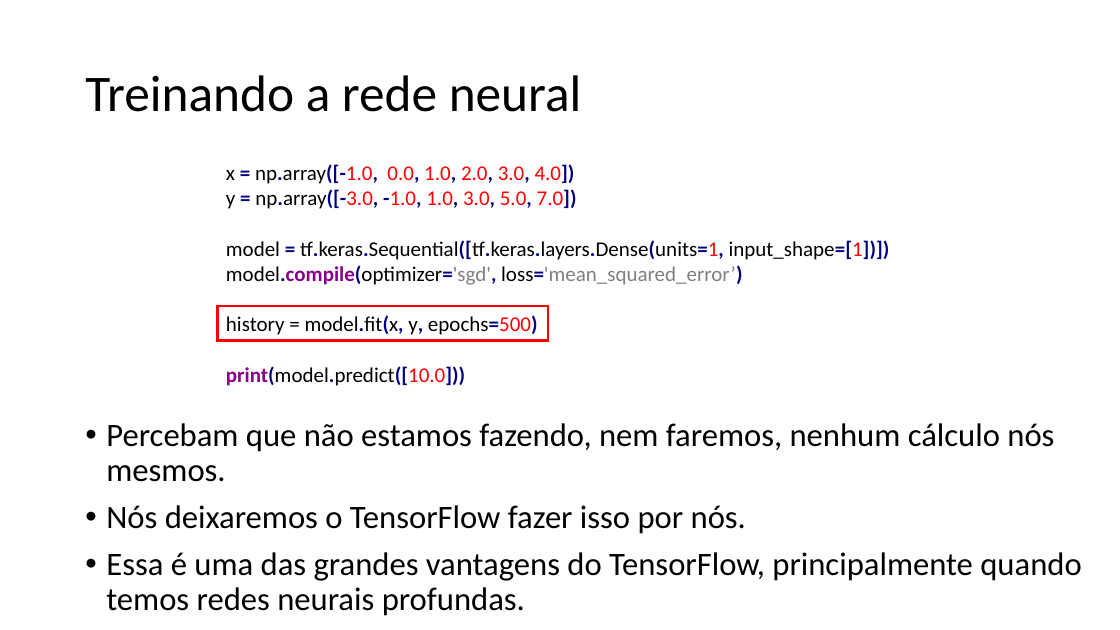
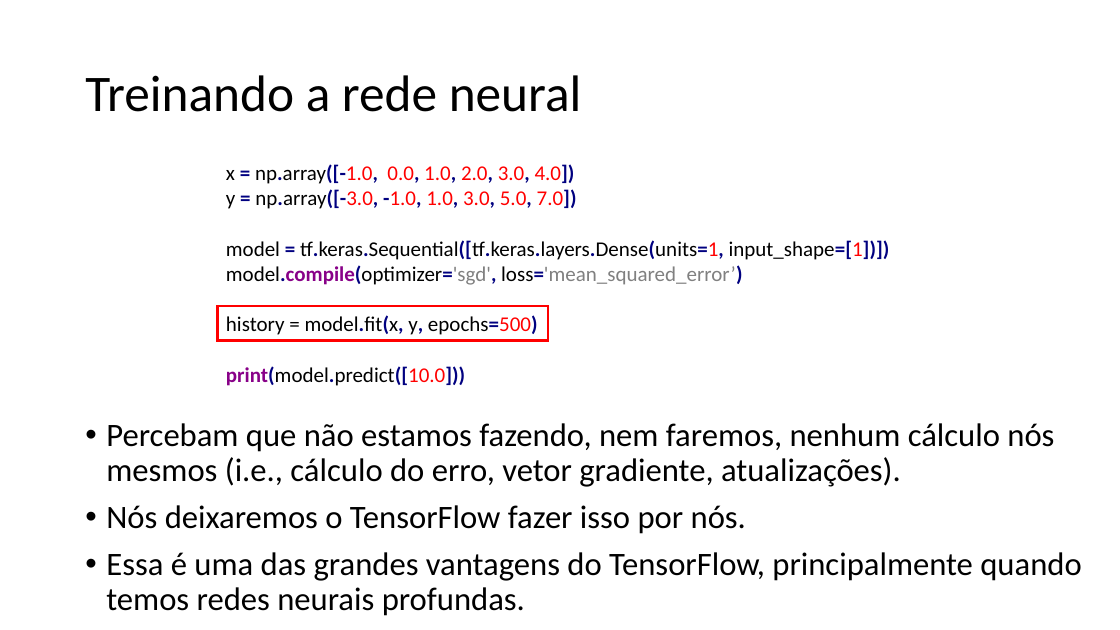
Before and after one commit to zz4fap/tp557-iot-ml, a slide deck: slide 25 of slides/TP557_7_Regressão_com_DNNs_parte_I.pptx. Drawn at 1120x630 pixels with LibreOffice and Linux fonts; fonts in the diff are those of the drawing. Boxes give left, top, right and bottom in pixels: in the first picture for what was removed or moved away, otherwise in the second. Text is boxed around its words. In the diff, an @@ line names an element or a change of style, - is before the commit and + after.

```diff
--- a/slides/TP557_7_Regressão_com_DNNs_parte_I.pptx
+++ b/slides/TP557_7_Regressão_com_DNNs_parte_I.pptx
@@ text at <box>106,423,1054,487</box>: text changed @@
-• Percebam que não estamos fazendo, nem faremos, nenhum cálculo nós mesmos.
+• Percebam que não estamos fazendo, nem faremos, nenhum cálculo nós mesmos (i.e., cálculo do erro, vetor gradiente, atualizações).
```
Also in this commit, not shown: 4 other slides changed, 2 other files.
